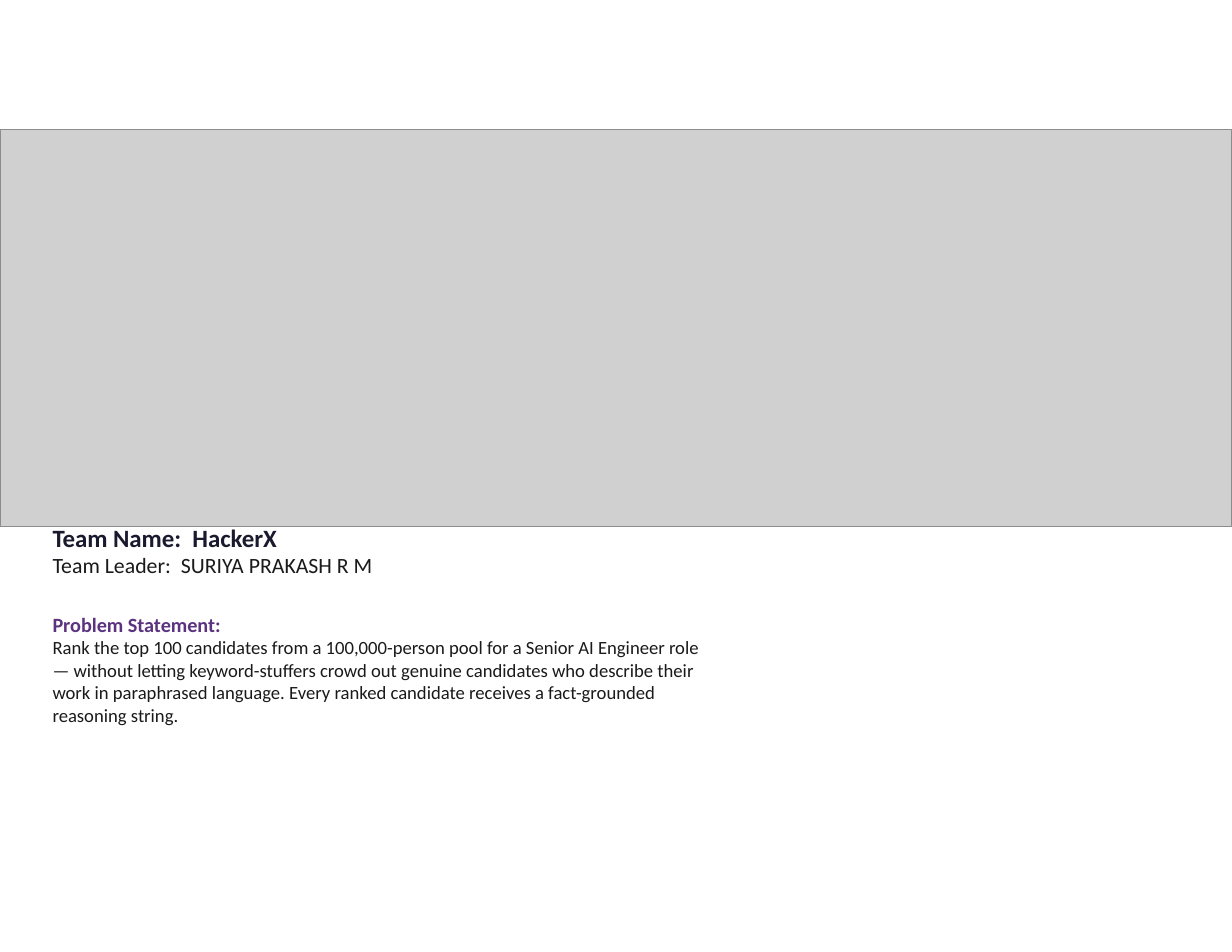
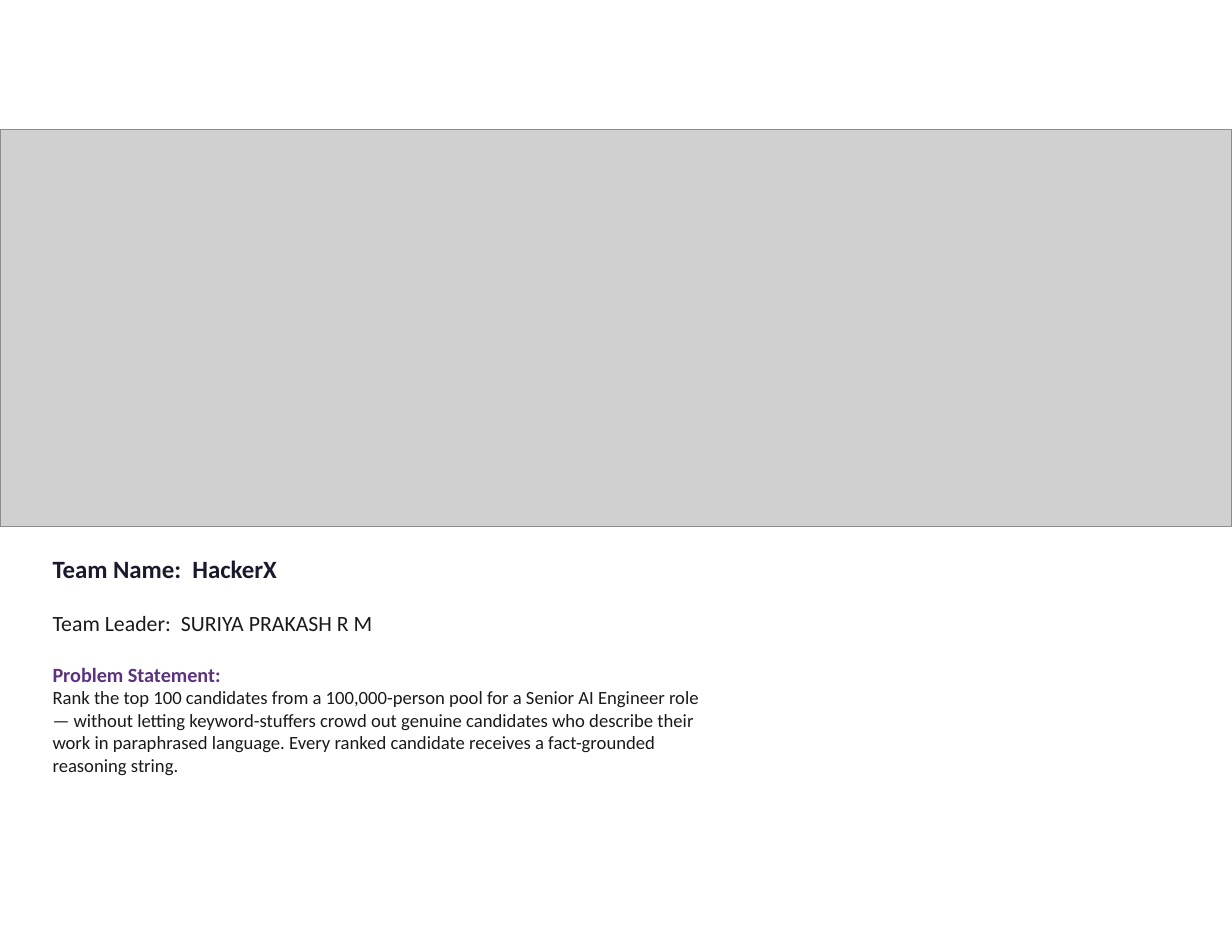
Before and after one commit to suriyaprakash-25/redrob-ranker, a slide deck: slide 1 of HackerX_Methodology.pptx. Drawn at 1232x952 pixels with LibreOffice and Linux fonts; fonts in the diff are those of the drawing; grey boxes stand for pictures; background and template pictures are left out. Boxes give left, top, right and bottom in pixels: in the first picture for what was removed or moved away, otherwise in the second. Text is boxed around its words. In the diff, an @@ line names an element or a change of style, - is before the commit and + after.

```diff
--- a/HackerX_Methodology.pptx
+++ b/HackerX_Methodology.pptx
@@ text "Team Name: HackerX" rewrapped from <box>53,526,699,725</box> to <box>53,560,699,775</box> @@
```
Also in this commit, not shown: 1 other file.
